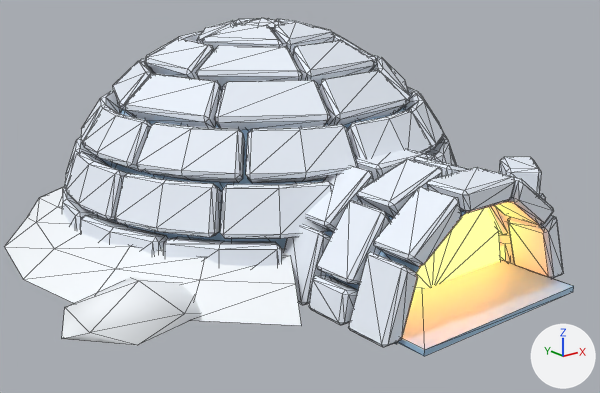
Before and after pictures for a commit that changed the glTF model assets/models/ice/igloo.glb.
Camera for both pictures: a 50 mm camera at (-3.91, -5.36, 2.27) aimed at (0.0, -0.48, 0.31). Lighting does not change. The marker at lower right points along +X, +Y and +Z. The picture after the commit comes second. Mesh edges are drawn as thin lines. Vertices at exactly the same position are counted once.

The scene before the commit, as lines of its bpy script (objects in view):
```python
me_blk = bpy.data.meshes.new('blk')
me_blk.from_pydata(...)  # 1898 vertices, 3030 faces; spans x -2.23..2.14, y -2.5..2.09, z 0.0..1.66
# faces by material slot: [2776, 136, 8, 110]
me_blk.materials.append(mat_snow_block)  # white #eef5ff
me_blk.materials.append(mat_ice_joint)  # blue #9fc6e6
me_blk.materials.append(mat_glow_inside)  # orange #ffb867, glowing orange #ff9a3a
me_blk.materials.append(mat_snow)  # white #f7fbff
ob_igloo = bpy.data.objects.new('igloo', me_blk)
ob_igloo.location = (0.0, 0.0, 0.0)
```
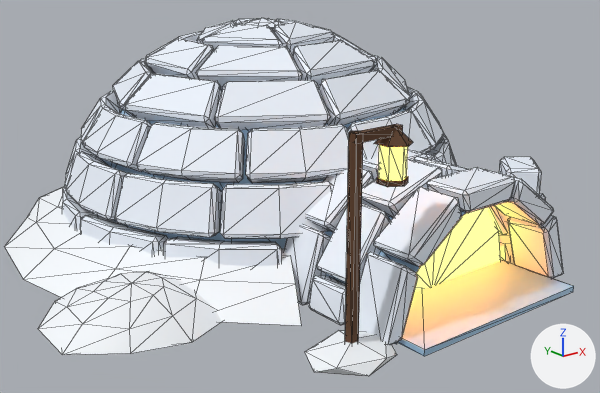
Where the change shows, as pixel boxes (x1, y1, x2, y2) in the pictures (600 x 393 px):
'igloo', reshaped (6% taller): before (5, 18, 574, 356); after (5, 18, 574, 377)
part 1 of me_blk, added: after (378, 145, 408, 181)
part 2 of me_blk, added (brown): after (345, 131, 363, 344)
part 3 of me_blk, added (brown): after (361, 124, 403, 142)
part 4 of me_blk, added: after (374, 125, 413, 147)
part 5 of me_blk, added: after (376, 177, 408, 187)
part 6 of me_blk, rebuilt (32% wider, 24% taller): before (62, 278, 201, 345); after (38, 272, 222, 355)
part 7 of me_blk, added: after (305, 330, 397, 377)

What the commit changed:
Material 'wood_dark' (mat_wood_dark) is new.
Its base color is (0.112, 0.0482, 0.0194) (brown #5e3e26).
Its roughness is 0.85.
me_blk is used by ob_igloo; location (0.0, 0.0, 0.0).
me_blk had 1898 vertices, 3030 faces and spanned x -2.23..2.14, y -2.5..2.09, z 0.0..1.66.
me_blk now has 1975 vertices, 3160 faces and spans x -2.31..2.14, y -2.5..2.09, z 0.0..1.66.
me_blk part 1: a new loose piece, a 6-sided cylinder along z spanning x -0.84..-0.7, y -2.33..-2.17, z 1.0..1.2, in mat_glow_inside (orange #ffb867, glowing orange #ff9a3a).
me_blk part 2: a new loose piece, a 5-sided cylinder along z spanning x -1.088..-1.012, y -2.282..-2.21, z 0.0..1.3, in mat_wood_dark (brown #5e3e26).
me_blk part 3: a new loose piece, a box spanning x -1.07..-0.73, y -2.275..-2.225, z 1.245..1.295, in mat_wood_dark (brown #5e3e26).
me_blk part 4: a new loose piece, a 6-sided cone pointing to +z spanning x -0.865..-0.675, y -2.36..-2.14, z 1.2..1.3, in mat_wood_dark (brown #5e3e26).
me_blk part 5: a new loose piece, a 6-sided cylinder along z spanning x -0.848..-0.692, y -2.34..-2.16, z 0.975..1.005, in mat_wood_dark (brown #5e3e26).
me_blk part 6: the loose piece of 12 vertices spanning x -2.23..-1.27, y -1.37..-0.7, z 0.0..0.25 is rebuilt with 28 vertices and now spans x -2.31..-1.19, y -1.54..-0.43, z 0.0..0.22.
Part 7, on me_blk:
12 vertices are added at x -1.32..-0.78, y -2.47..-2.03, z 0.0..0.11.
20 new faces join them, mat_snow (white #f7fbff).
me_blk gains material mat_wood_dark (brown #5e3e26).
